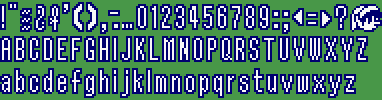
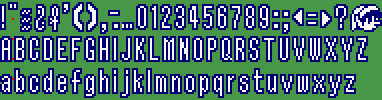
Layer changes from the first 382×100 image to the second:
painted on "tlozalttp.png" over [left=12, top=18, right=14, bottom=80]
